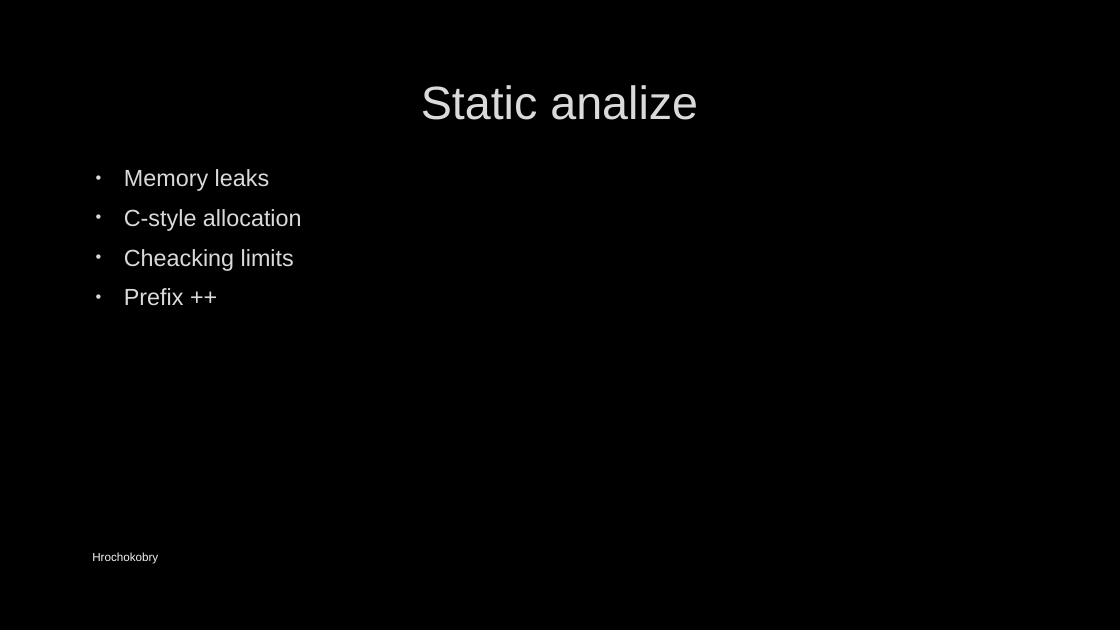
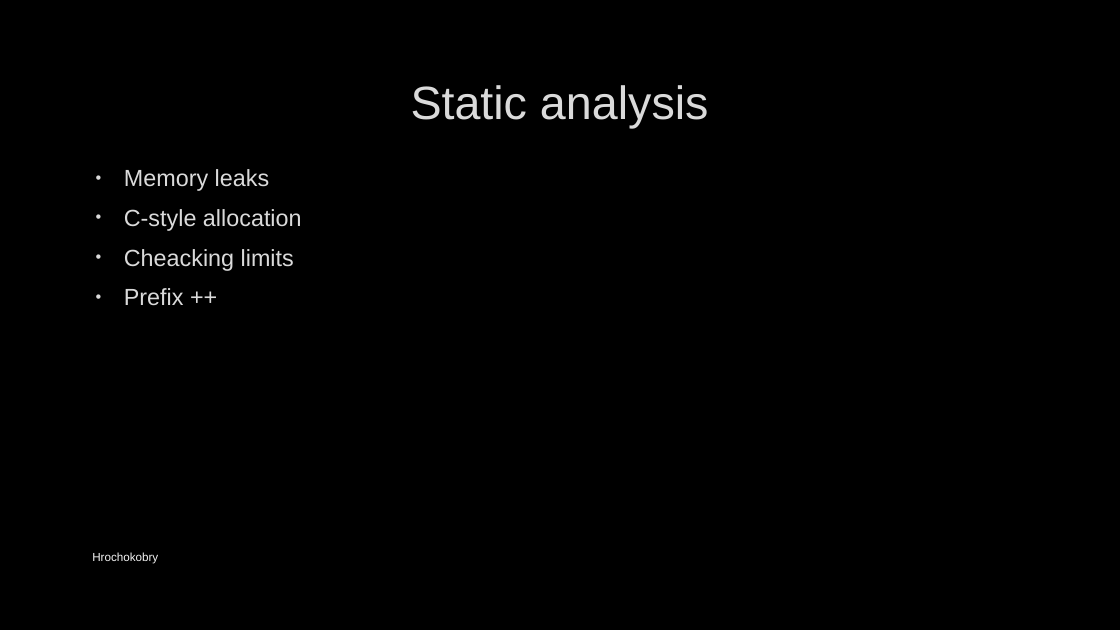
Before and after one commit to Mikycrazy/pb173-project, a slide deck: slide 3 of Docs/Hrochokobry.pptx. Drawn at 1120x630 pixels with LibreOffice and Linux fonts; fonts in the diff are those of the drawing; background and template pictures are left out. Boxes give left, top, right and bottom in pixels: in the first picture for what was removed or moved away, otherwise in the second. Text is boxed around its words. In the diff, an @@ line names an element or a change of style, - is before the commit and + after.

```diff
--- a/Docs/Hrochokobry.pptx
+++ b/Docs/Hrochokobry.pptx
@@ title at [411,85,709,128]: text changed @@
-Static analize
+Static analysis
```
Also in this commit, not shown: 1 other slide changed, 4 slides added.
